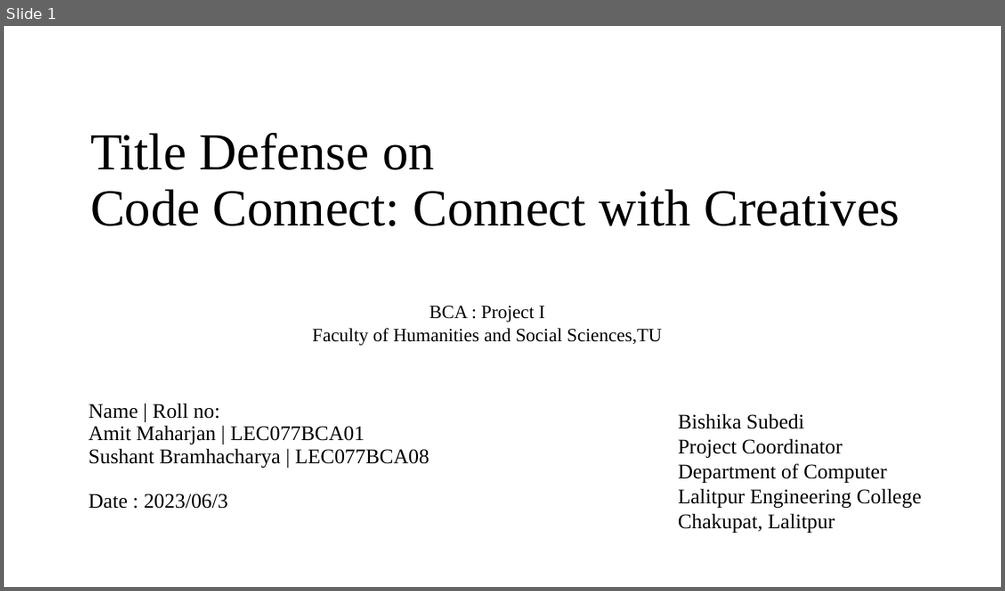
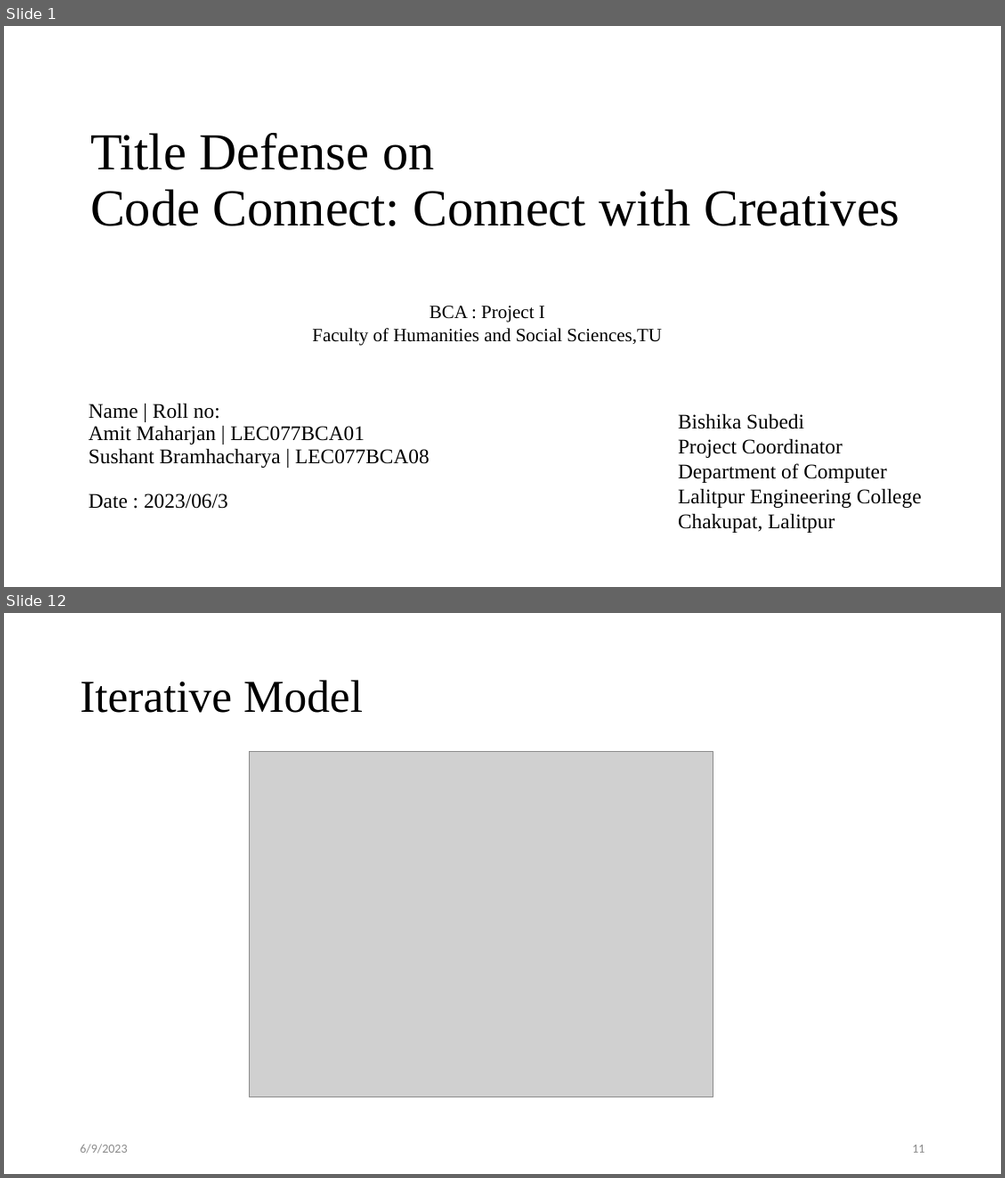
Before and after one commit to sushantbramhacharya/CodeConnect, a slide deck: Defense of Project Slides.pptx. Shown one above the other, each under a label of ours: slide 1 before the commit, slides 1 and 12 after it; the slides between them are not shown. The pictures are 1005x591 and 1005x1178 pixels, drawn with LibreOffice and Linux fonts; fonts in the diff are those of the drawing; grey boxes stand for pictures. Boxes give left, top, right and bottom in pixels: in the first picture for what was removed or moved away, otherwise in the second. Text is boxed around its words. In the diff, an @@ line names an element or a change of style, - is before the commit and + after.

```diff
--- a/Defense of Project Slides.pptx
+++ b/Defense of Project Slides.pptx
@@ slide 12 added at box(4, 613, 1001, 1174), background #FFFFFF @@
@@ title added at box(80, 680, 363, 713), 44 pt, text #000000 @@
+Iterative Model
@@ picture added at box(250, 751, 713, 1097) @@
@@ text added at box(80, 1143, 127, 1153), 12 pt, text #8C8C8C @@
+6/9/2023
@@ page number added at box(912, 1144, 924, 1152), 12 pt, text #8C8C8C @@
+11
```
Also in this commit, not shown: 10 slides changed, 12 other slides added, 8 other files.
